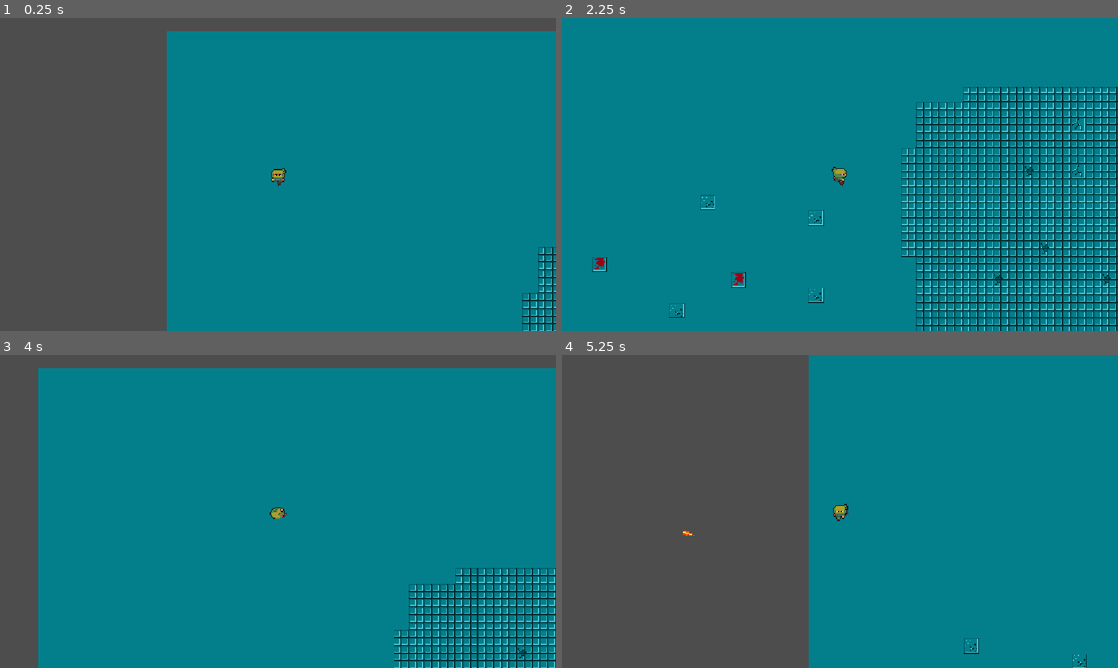
Above: before the commit, frames 1-4 (two rows, left to right).
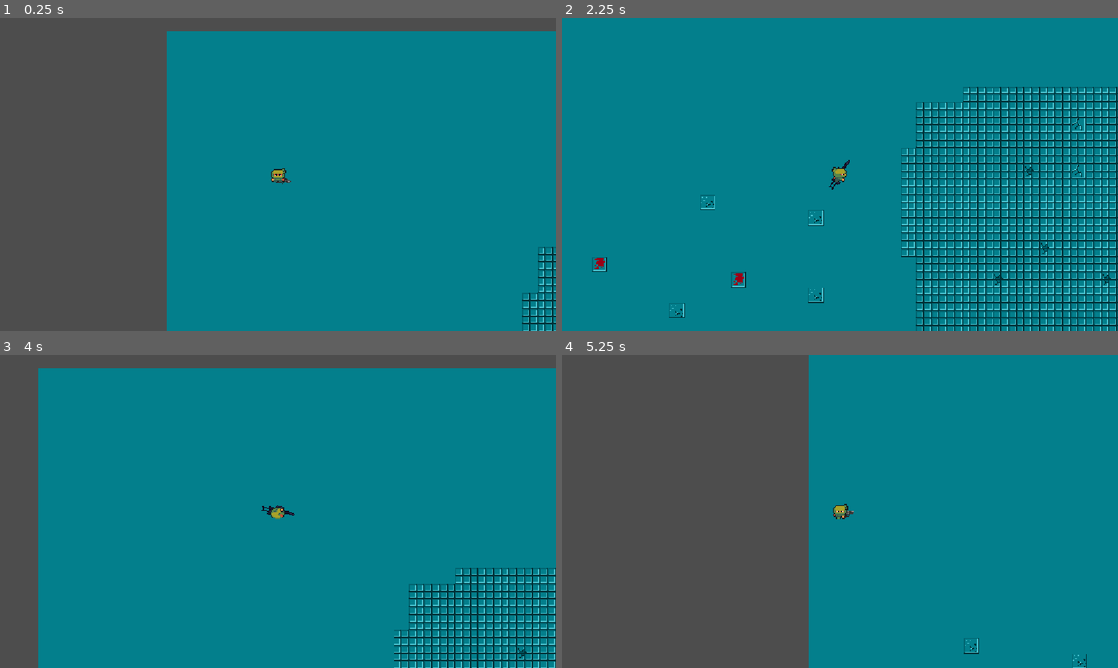
Above: after the commit, the same moments.

Repository: darovidu/nuevo_juego
Game: Godot game, scene res://Scenes/world.tscn
Two runs of this game, one before a commit and one after it. Both use one fixed random seed, a clock stepped at 60 frames per second and the inputs below.
Inputs (mouse positions are in pixels of both pictures, inside the frame that each line leads up to):
- Up to frame 1 (0.25 s): no input
- Up to frame 2 (2.25 s): tap Enter at 0.5 s; move the mouse to (962, 158) at 0.52 s; hold D (right) 0.53-1.28 s; click (962, 158) at 0.6 s; tap 1 (revolver, bound only after the commit) at 0.8, 1.35 s; move the mouse to (728, 190) at 1.27 s; hold S (down) 1.28-2.03 s; tap 2 (shotgun, bound only after the commit) at 1.55, 2.1 s; move the mouse to (895, 105) at 2.02 s; hold D (right) from 2.03 s (still down)
- Up to frame 3 (4 s): click (333, 442) at 2.3 s; move the mouse to (250, 574) at 2.77 s; release D (right) at 2.78 s; hold W (up) 2.78-3.53 s; click (250, 574) at 2.85 s; tap 1 (revolver, bound only after the commit) at 3.05 s; move the mouse to (444, 558) at 3.52 s; hold A (left) from 3.53 s (still down); tap Space (dash) at 3.6 s; tap 2 (shotgun, bound only after the commit) at 3.8 s
- Up to frame 4 (5.25 s): move the mouse to (673, 464) at 4.27 s; right-click (673, 464) at 4.35 s; click (673, 464) at 4.55 s; move the mouse to (867, 511) at 5.02 s; release A (left) at 5.03 s; hold S (down) from 5.03 s (still down); tap 1 (revolver, bound only after the commit) at 5.1 s

The runs differ from the first frame. In frame 1, less than 0.1% of the frame differs, in the area x 49-53%, y 50-54%; in frame 2, less than 0.1%; in frame 3, less than 0.1%, in the area x 47-53%, y 48-53%; in frame 4, less than 0.1%.

Commit message:
Añadido el cambio de armas y efecto de disparo

Diff:
--- a/Scenes/player.tscn
+++ b/Scenes/player.tscn
@@ -3,6 +3,7 @@
 [ext_resource type="Script" uid="uid://bw6i3hhxf0ai7" path="res://Scripts/player.gd" id="1_cvnsp"]
 [ext_resource type="Texture2D" uid="uid://dqcr3pjea2w4e" path="res://Assets/Player/Handgun2.png" id="2_fkybt"]
 [ext_resource type="Texture2D" uid="uid://bo6y4soaox1x4" path="res://Assets/Player/Idle.png" id="3_fkybt"]
+[ext_resource type="PackedScene" uid="uid://dp0btqc0j6m2t" path="res://Scenes/sniper.tscn" id="3_tx1dd"]
 [ext_resource type="Texture2D" uid="uid://cwfgunbq2ch4t" path="res://Assets/Player/Roll.png" id="3_x3wgy"]
 [ext_resource type="Texture2D" uid="uid://cbj5blirkdr3o" path="res://Assets/Player/Dead.png" id="4_8erm5"]
 [ext_resource type="Texture2D" uid="uid://chixpadpv4ovg" path="res://Assets/Player/Walk.png" id="4_fkybt"]
@@ -1119,9 +1120,15 @@
 collision_mask = 10
 motion_mode = 1
 script = ExtResource("1_cvnsp")
-
-[node name="Revolver" parent="." unique_id=1601344144 instance=ExtResource("8_f1ek2")]
-position = Vector2(2, 4)
+weapon = 1
+
+[node name="Weapon" type="Node2D" parent="." unique_id=796773158]
+
+[node name="Revolver" parent="Weapon" unique_id=1601344144 instance=ExtResource("8_f1ek2")]
+position = Vector2(8, 3)
+
+[node name="Sniper" parent="Weapon" unique_id=1389175575 instance=ExtResource("3_tx1dd")]
+visible = false
 
 [node name="Sprites" type="AnimatedSprite2D" parent="." unique_id=2005951911]
 sprite_frames = SubResource("SpriteFrames_g4v7s")
@@ -1162,7 +1169,6 @@
 visible = false
 
 [connection signal="hurt" from="." to="UI" method="_on_player_hurt"]
-[connection signal="shoot" from="." to="Revolver" method="_on_player_shoot"]
 [connection signal="timeout" from="CooldownShoot" to="." method="_on_cooldown_shoot_timeout"]
 [connection signal="timeout" from="Dash" to="." method="_on_dash_timeout"]
 [connection signal="timeout" from="ParryTimer" to="." method="_on_parry_timer_timeout"]
--- a/Scenes/revolver.tscn
+++ b/Scenes/revolver.tscn
@@ -1,8 +1,9 @@
 [gd_scene format=3 uid="uid://b4utm1tqom6iw"]
 
-[ext_resource type="Script" uid="uid://bfycota3ddill" path="res://Scripts/weapon.gd" id="1_ncs2m"]
+[ext_resource type="Script" uid="uid://bfycota3ddill" path="res://Scripts/revolver.gd" id="1_ncs2m"]
 [ext_resource type="Texture2D" uid="uid://dvhbhh4gd48hy" path="res://Assets/Items/revolver.png" id="2_ldl0s"]
 [ext_resource type="Texture2D" uid="uid://bi6cibq2e5m15" path="res://Assets/Items/sniper.png" id="3_ldl0s"]
+[ext_resource type="Texture2D" uid="uid://bficc7vwpeqj1" path="res://Assets/Items/shot.png" id="4_h5sga"]
 
 [sub_resource type="AtlasTexture" id="AtlasTexture_fkybt"]
 atlas = ExtResource("2_ldl0s")
@@ -101,6 +102,35 @@
 "speed": 5.0
 }]
 
+[sub_resource type="AtlasTexture" id="AtlasTexture_eb8pp"]
+atlas = ExtResource("4_h5sga")
+region = Rect2(0, 0, 12, 11)
+
+[sub_resource type="AtlasTexture" id="AtlasTexture_3rwxb"]
+atlas = ExtResource("4_h5sga")
+region = Rect2(12, 0, 12, 11)
+
+[sub_resource type="AtlasTexture" id="AtlasTexture_qx853"]
+atlas = ExtResource("4_h5sga")
+region = Rect2(24, 0, 12, 11)
+
+[sub_resource type="SpriteFrames" id="SpriteFrames_g4v7s"]
+animations = [{
+"frames": [{
+"duration": 1.0,
+"texture": SubResource("AtlasTexture_eb8pp")
+}, {
+"duration": 1.0,
+"texture": SubResource("AtlasTexture_3rwxb")
+}, {
+"duration": 1.0,
+"texture": SubResource("AtlasTexture_qx853")
+}],
+"loop": 1,
+"name": &"shot",
+"speed": 5.0
+}]
+
 [sub_resource type="Animation" id="Animation_gymyn"]
 length = 0.001
 tracks/0/type = "value"
@@ -127,6 +157,18 @@
 "update": 1,
 "values": [0]
 }
+tracks/2/type = "value"
+tracks/2/imported = false
+tracks/2/enabled = true
+tracks/2/path = NodePath(".:canShoot")
+tracks/2/interp = 1
+tracks/2/loop_wrap = true
+tracks/2/keys = {
+"times": PackedFloat32Array(0),
+"transitions": PackedFloat32Array(1),
+"update": 1,
+"values": [true]
+}
 
 [sub_resource type="Animation" id="Animation_v37om"]
 resource_name = "shoot"
@@ -153,6 +195,18 @@
 "transitions": PackedFloat32Array(1, 1, 1, 1, 1, 1),
 "update": 1,
 "values": [0, 1, 2, 3, 4, 5]
+}
+tracks/2/type = "value"
+tracks/2/imported = false
+tracks/2/enabled = true
+tracks/2/path = NodePath(".:canShoot")
+tracks/2/interp = 1
+tracks/2/loop_wrap = true
+tracks/2/keys = {
+"times": PackedFloat32Array(1),
+"transitions": PackedFloat32Array(1),
+"update": 1,
+"values": [true]
 }
 
 [sub_resource type="Animation" id="Animation_eb8pp"]
@@ -189,6 +243,91 @@
 &"shoot_sniper": SubResource("Animation_eb8pp")
 }
 
+[sub_resource type="Animation" id="Animation_03b68"]
+length = 0.001
+tracks/0/type = "value"
+tracks/0/imported = false
+tracks/0/enabled = true
+tracks/0/path = NodePath("SpritesEffects:animation")
+tracks/0/interp = 1
+tracks/0/loop_wrap = true
+tracks/0/keys = {
+"times": PackedFloat32Array(0),
+"transitions": PackedFloat32Array(1),
+"update": 1,
+"values": [&"shot"]
+}
+tracks/1/type = "value"
+tracks/1/imported = false
+tracks/1/enabled = true
+tracks/1/path = NodePath("SpritesEffects:frame")
+tracks/1/interp = 1
+tracks/1/loop_wrap = true
+tracks/1/keys = {
+"times": PackedFloat32Array(0),
+"transitions": PackedFloat32Array(1),
+"update": 1,
+"values": [0]
+}
+tracks/2/type = "value"
+tracks/2/imported = false
+tracks/2/enabled = true
+tracks/2/path = NodePath("SpritesEffects:visible")
+tracks/2/interp = 1
+tracks/2/loop_wrap = true
+tracks/2/keys = {
+"times": PackedFloat32Array(0),
+"transitions": PackedFloat32Array(1),
+"update": 1,
+"values": [false]
+}
+
+[sub_resource type="Animation" id="Animation_71b88"]
+resource_name = "shot"
+length = 0.3
+tracks/0/type = "value"
+tracks/0/imported = false
+tracks/0/enabled = true
+tracks/0/path = NodePath("SpritesEffects:animation")
+tracks/0/interp = 1
+tracks/0/loop_wrap = true
+tracks/0/keys = {
+"times": PackedFloat32Array(0),
+"transitions": PackedFloat32Array(1),
+"update": 1,
+"values": [&"shot"]
+}
+tracks/1/type = "value"
+tracks/1/imported = false
+tracks/1/enabled = true
+tracks/1/path = NodePath("SpritesEffects:frame")
+tracks/1/interp = 1
+tracks/1/loop_wrap = true
+tracks/1/keys = {
+"times": PackedFloat32Array(0, 0.1, 0.2),
+"transitions": PackedFloat32Array(1, 1, 1),
+"update": 1,
+"values": [0, 1, 2]
+}
+tracks/2/type = "value"
+tracks/2/imported = false
+tracks/2/enabled = true
+tracks/2/path = NodePath("SpritesEffects:visible")
+tracks/2/interp = 1
+tracks/2/loop_wrap = true
+tracks/2/keys = {
+"times": PackedFloat32Array(0, 0.3),
+"transitions": PackedFloat32Array(1, 1),
+"update": 1,
+"values": [true, false]
+}
+
+[sub_resource type="AnimationLibrary" id="AnimationLibrary_qg8uj"]
+_data = {
+&"RESET": SubResource("Animation_03b68"),
+&"shot": SubResource("Animation_71b88")
+}
+
 [node name="Revolver" type="Node2D" unique_id=1601344144]
 script = ExtResource("1_ncs2m")
 
@@ -196,9 +335,18 @@
 sprite_frames = SubResource("SpriteFrames_h5sga")
 animation = &"revolver"
 
+[node name="SpritesEffects" type="AnimatedSprite2D" parent="." unique_id=1967306835]
+visible = false
+position = Vector2(7, -3)
+sprite_frames = SubResource("SpriteFrames_g4v7s")
+animation = &"shot"
+
 [node name="Animations" type="AnimationPlayer" parent="." unique_id=1191526588]
 libraries/ = SubResource("AnimationLibrary_nru2u")
 
+[node name="AnimationsEffects" type="AnimationPlayer" parent="." unique_id=1135458580]
+libraries/ = SubResource("AnimationLibrary_qg8uj")
+
 [node name="Marker2D" type="Marker2D" parent="." unique_id=507724236]
 position = Vector2(6.6666765, -2.6666718)
 
--- /dev/null
+++ b/Scenes/sniper.tscn
@@ -0,0 +1,125 @@
+[gd_scene format=3 uid="uid://dp0btqc0j6m2t"]
+
+[ext_resource type="Texture2D" uid="uid://bi6cibq2e5m15" path="res://Assets/Items/sniper.png" id="1_wawhk"]
+
+[sub_resource type="AtlasTexture" id="AtlasTexture_046dc"]
+atlas = ExtResource("1_wawhk")
+region = Rect2(0, 0, 36, 14)
+
+[sub_resource type="AtlasTexture" id="AtlasTexture_dqx8g"]
+atlas = ExtResource("1_wawhk")
+region = Rect2(36, 0, 36, 14)
+
+[sub_resource type="AtlasTexture" id="AtlasTexture_tpohu"]
+atlas = ExtResource("1_wawhk")
+region = Rect2(72, 0, 36, 14)
+
+[sub_resource type="AtlasTexture" id="AtlasTexture_tyci1"]
+atlas = ExtResource("1_wawhk")
+region = Rect2(108, 0, 36, 14)
+
+[sub_resource type="AtlasTexture" id="AtlasTexture_nj4t3"]
+atlas = ExtResource("1_wawhk")
+region = Rect2(144, 0, 36, 14)
+
+[sub_resource type="AtlasTexture" id="AtlasTexture_52far"]
+atlas = ExtResource("1_wawhk")
+region = Rect2(180, 0, 36, 14)
+
+[sub_resource type="SpriteFrames" id="SpriteFrames_g4v7s"]
+animations = [{
+"frames": [{
+"duration": 1.0,
+"texture": SubResource("AtlasTexture_046dc")
+}, {
+"duration": 1.0,
+"texture": SubResource("AtlasTexture_dqx8g")
+}, {
+"duration": 1.0,
+"texture": SubResource("AtlasTexture_tpohu")
+}, {
+"duration": 1.0,
+"texture": SubResource("AtlasTexture_tyci1")
+}, {
+"duration": 1.0,
+"texture": SubResource("AtlasTexture_nj4t3")
+}, {
+"duration": 1.0,
+"texture": SubResource("AtlasTexture_52far")
+}],
+"loop": 1,
+"name": &"shoot",
+"speed": 5.0
+}]
+
+[sub_resource type="Animation" id="Animation_0efve"]
+length = 0.001
+tracks/0/type = "value"
+tracks/0/imported = false
+tracks/0/enabled = true
+tracks/0/path = NodePath("Sprites:animation")
+tracks/0/interp = 1
+tracks/0/loop_wrap = true
+tracks/0/keys = {
+"times": PackedFloat32Array(0),
+"transitions": PackedFloat32Array(1),
+"update": 1,
+"values": [&"shoot"]
+}
+tracks/1/type = "value"
+tracks/1/imported = false
+tracks/1/enabled = true
+tracks/1/path = NodePath("Sprites:frame")
+tracks/1/interp = 1
+tracks/1/loop_wrap = true
+tracks/1/keys = {
+"times": PackedFloat32Array(0),
+"transitions": PackedFloat32Array(1),
+"update": 1,
+"values": [0]
+}
+
+[sub_resource type="Animation" id="Animation_rk6q2"]
+resource_name = "shoot"
+tracks/0/type = "value"
+tracks/0/imported = false
+tracks/0/enabled = true
+tracks/0/path = NodePath("Sprites:animation")
+tracks/0/interp = 1
+tracks/0/loop_wrap = true
+tracks/0/keys = {
+"times": PackedFloat32Array(0),
+"transitions": PackedFloat32Array(1),
+"update": 1,
+"values": [&"shoot"]
+}
+tracks/1/type = "value"
+tracks/1/imported = false
+tracks/1/enabled = true
+tracks/1/path = NodePath("Sprites:frame")
+tracks/1/interp = 1
+tracks/1/loop_wrap = true
+tracks/1/keys = {
+"times": PackedFloat32Array(0, 0.13333334, 0.3, 0.46666667, 0.6333333, 0.8),
+"transitions": PackedFloat32Array(1, 1, 1, 1, 1, 1),
+"update": 1,
+"values": [0, 1, 2, 3, 4, 5]
+}
+
+[sub_resource type="AnimationLibrary" id="AnimationLibrary_8a4w6"]
+_data = {
+&"RESET": SubResource("Animation_0efve"),
+&"shoot": SubResource("Animation_rk6q2")
+}
+
+[node name="Sniper" type="Node2D" unique_id=1389175575]
+
+[node name="Sprites" type="AnimatedSprite2D" parent="." unique_id=139867710]
+sprite_frames = SubResource("SpriteFrames_g4v7s")
+animation = &"shoot"
+
+[node name="Animations" type="AnimationPlayer" parent="." unique_id=722017909]
+libraries/ = SubResource("AnimationLibrary_8a4w6")
+
+[node name="Marker2D" type="Marker2D" parent="." unique_id=1341510470]
+position = Vector2(18, -2)
--- a/Scripts/player.gd
+++ b/Scripts/player.gd
@@ -1,11 +1,9 @@
 extends CharacterBody2D
 
 
-@onready var marker: Marker2D = $Weapon/Marker2D
-@onready var laser: RayCast2D = $Weapon/Laser
 @onready var BULLET = preload("res://Scenes/bullet.tscn")
 
-@export var weapon:Resource = preload("res://Scenes/revolver.tscn")
+@export var weapon:int = 0
 
 var direction:Vector2 = Vector2.ZERO
 var canShoot:bool = true
@@ -15,7 +13,6 @@
 var speed:int = 200
 
 signal hurt(health:int)
-signal shoot
 
 enum STATE {
 	IDLE,
@@ -39,7 +36,7 @@
 				current_State = STATE.RUN
 
 		if Input.is_action_just_pressed("click") and canShoot:
-			shoot.emit()
+			shoot()
 
 		if Input.is_action_just_pressed("dash") and current_State == STATE.RUN and direction != Vector2.ZERO:
 			$Dash.start()
@@ -48,14 +45,19 @@
 		if Input.is_action_just_pressed("parry"):
 			parry()
 
+		if Input.is_action_just_pressed("revolver") and weapon != 1:
+			change_weapon(1)
+		elif Input.is_action_just_pressed("shotgun") and weapon != 2:
+			change_weapon(2)
+
 func _physics_process(delta: float) -> void:
-	$Revolver.look_at(get_global_mouse_position())
+	$Weapon.look_at(get_global_mouse_position())
 	$Parry.look_at(get_global_mouse_position())
 
-	if $Revolver.global_rotation_degrees > 90.0 or $Revolver.global_rotation_degrees < -90.0:
-		$Revolver.flip(true)
+	if $Weapon/Revolver.global_rotation_degrees > 90.0 or $Weapon/Revolver.global_rotation_degrees < -90.0:
+		$Weapon/Revolver.flip(true)
 	else:
-		$Revolver.flip(false)
+		$Weapon/Revolver.flip(false)
 
 	match current_State:
 
@@ -77,7 +79,6 @@
 			velocity = direction * speed
 
 			if direction == Vector2.ZERO:
-				print(last_direction)
 				current_State = STATE.IDLE
 			else:
 				if abs(velocity.x) > abs(velocity.y):
@@ -149,3 +150,21 @@
 func _on_parry_body_entered(body: Node2D) -> void:
 	if body.get_tree().get_first_node_in_group("enemy") and body.has_method("hit"):
 		body.hit()
+
+func shoot():
+	match weapon:
+		1:
+			$Weapon/Revolver.shoot()
+		2:
+			pass
+
+func change_weapon(num_weapon:int):
+	match num_weapon:
+		1:
+			$Weapon/Revolver.visible = true
+			$Weapon/Sniper.visible = false
+			weapon = 1
+		2:
+			$Weapon/Revolver.visible = false
+			$Weapon/Sniper.visible = true
+			weapon = 2
--- /dev/null
+++ b/Scripts/revolver.gd
@@ -0,0 +1,15 @@
+extends Weapon
+
+
+@onready var BULLET = preload("res://Scenes/bullet.tscn")
+
+
+func shoot():
+	if canShoot:
+		canShoot = false
+		var bullet = BULLET.instantiate()
+		bullet.global_position = $Marker2D.global_position
+		bullet.global_rotation = self.global_rotation
+		get_parent().get_parent().get_parent().add_child(bullet)
+		$Animations.play("shoot")
+		$AnimationsEffects.play("shot")
--- a/Scripts/weapon.gd
+++ b/Scripts/weapon.gd
@@ -1,19 +1,8 @@
-extends Node2D
+class_name Weapon extends Node
+
 
 @export var cooldown: float = 0.0
-
-@onready var BULLET = preload("res://Scenes/bullet.tscn")
-
-var canShoot: bool = true
-
-
-func _on_player_shoot() -> void:
-	canShoot = false
-	var bullet = BULLET.instantiate()
-	bullet.global_position = $Marker2D.global_position
-	bullet.global_rotation = self.global_rotation
-	get_parent().add_child(bullet)
-	$Animations.play("shoot")
+@export var canShoot: bool = true
 
 func flip(value:bool):
 	if value:
--- a/project.godot
+++ b/project.godot
@@ -61,6 +61,16 @@
 "events": [Object(InputEventMouseButton,"resource_local_to_scene":false,"resource_name":"","device":-1,"window_id":0,"a …(258 unchanged characters)…
 ]
 }
+revolver={
+"deadzone": 0.2,
+"events": [Object(InputEventKey,"resource_local_to_scene":false,"resource_name":"","device":-1,"window_id":0,"alt_pressed":false,"shift_pressed":false,"ctrl_pressed":false,"meta_pressed":false,"pressed":false,"keycode":0,"physical_keycode":49,"key_label":0,"unicode":49,"location":0,"echo":false,"script":null)
+]
+}
+shotgun={
+"deadzone": 0.2,
+"events": [Object(InputEventKey,"resource_local_to_scene":false,"resource_name":"","device":-1,"window_id":0,"alt_pressed":false,"shift_pressed":false,"ctrl_pressed":false,"meta_pressed":false,"pressed":false,"keycode":0,"physical_keycode":50,"key_label":0,"unicode":50,"location":0,"echo":false,"script":null)
+]
+}
 
 [layer_names]
 
Binary file added: Assets/Items/shot.png
Not shown, added: Assets/Items/shot.png.import
Not shown, added: Scripts/revolver.gd.uid
Not shown, changed: Scripts/weapon.gd.uid
